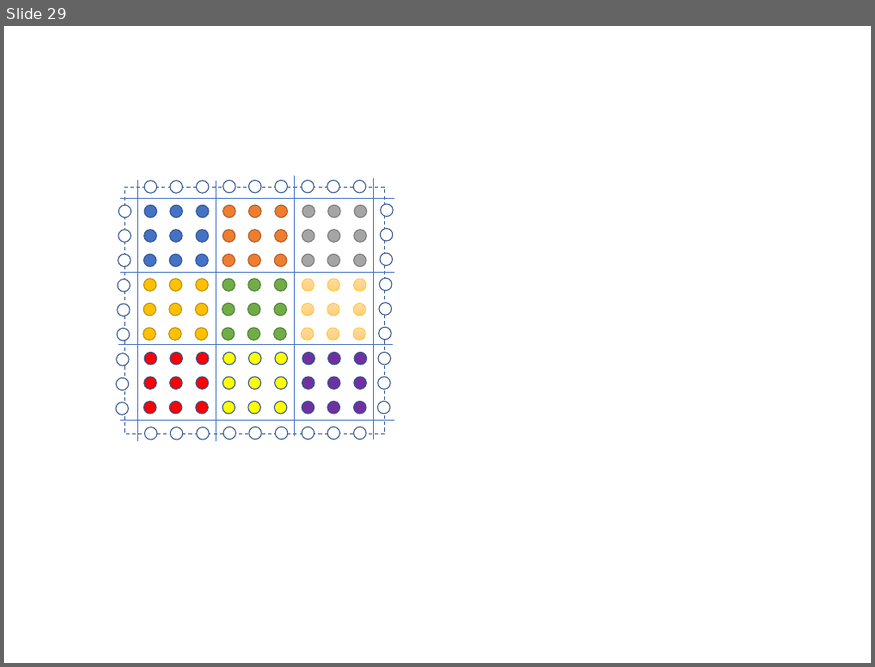
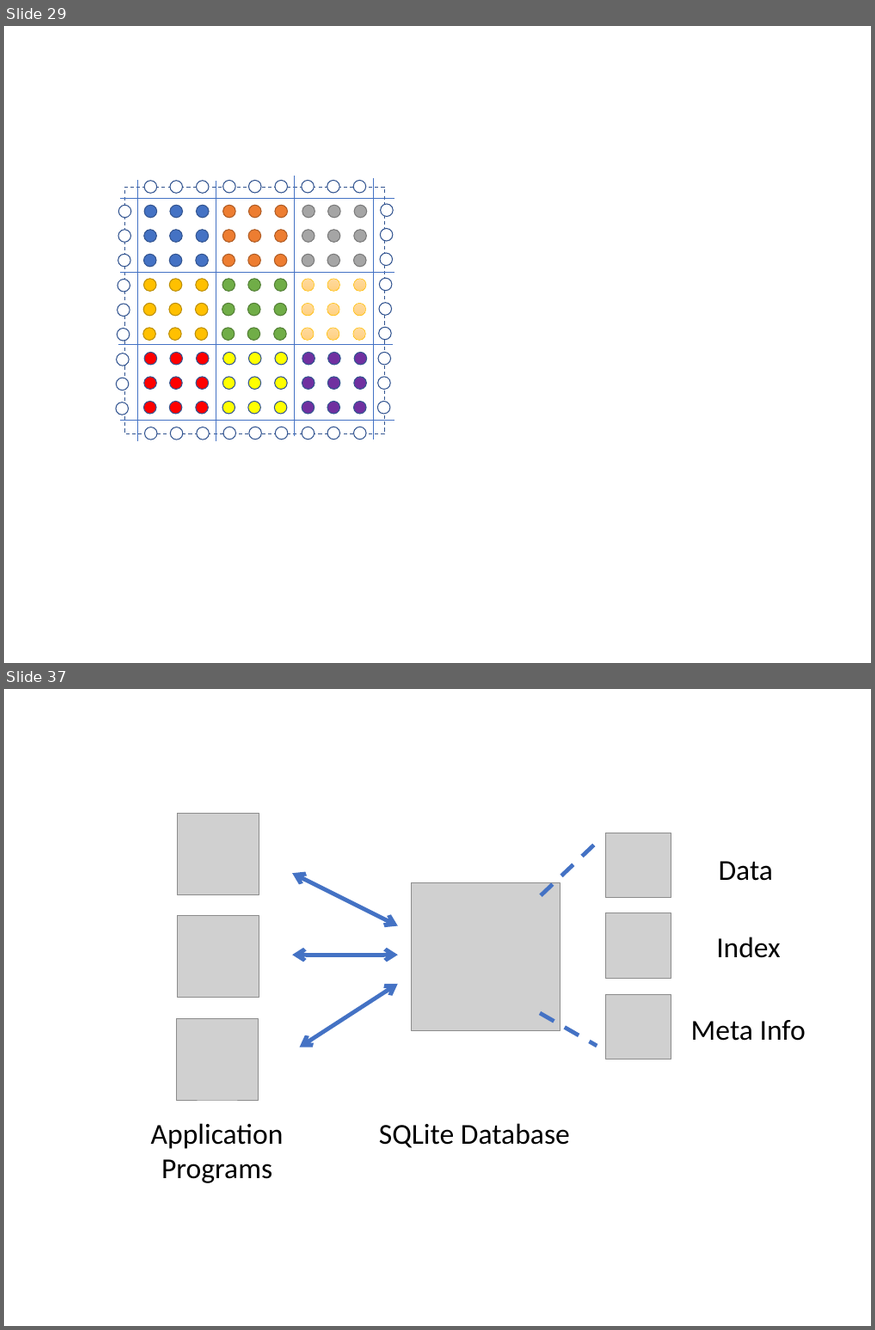
Before and after one commit to ADCMEMarket/ADCMEImages, a slide deck: Slides/figures.pptx. Shown one above the other, each under a label of ours: slide 29 before the commit, slides 29 and 37 after it; the slides between them are not shown. The pictures are 875x667 and 875x1330 pixels, drawn with LibreOffice and Linux fonts; fonts in the diff are those of the drawing; grey boxes stand for pictures. Boxes give left, top, right and bottom in pixels: in the first picture for what was removed or moved away, otherwise in the second. Text is boxed around its words. In the diff, an @@ line names an element or a change of style, - is before the commit and + after.

```diff
--- a/Slides/figures.pptx
+++ b/Slides/figures.pptx
@@ slide 37 added at [4,689,871,1326], background #FFFFFF @@
@@ picture added at [178,813,259,895] @@
@@ line added from (542, 895) to (597, 842), #4472C4 4.5 pt dashed @@
@@ picture added at [606,833,671,898] @@
@@ text added at [719,861,773,881], 32 pt, text #000000 @@
+Data
@@ double arrow added from (292, 873) to (398, 925), #4472C4 4.5 pt @@
@@ picture added at [412,883,560,1031] @@
@@ picture added at [178,916,259,998] @@
@@ picture added at [606,913,671,978] @@
@@ text added at [716,937,780,958], 32 pt, text #000000 @@
+Index
@@ double arrow added from (292, 955) to (398, 955), #4472C4 4.5 pt @@
@@ double arrow added from (299, 1048) to (398, 984), #4472C4 4.5 pt @@
@@ picture added at [606,994,671,1059] @@
@@ picture added at [176,1018,259,1101] @@
@@ line added from (540, 1013) to (597, 1046), #4472C4 4.5 pt dashed @@
@@ text added at [691,1020,806,1041], 32 pt, text #000000 @@
+Meta Info
@@ text added at [151,1123,284,1183], 32 pt, text #000000 @@
+Application
+Programs
@@ text added at [379,1123,570,1148], 32 pt, text #000000 @@
+SQLite Database
```
Also in this commit, not shown: 7 other slides added, 1 other file.
